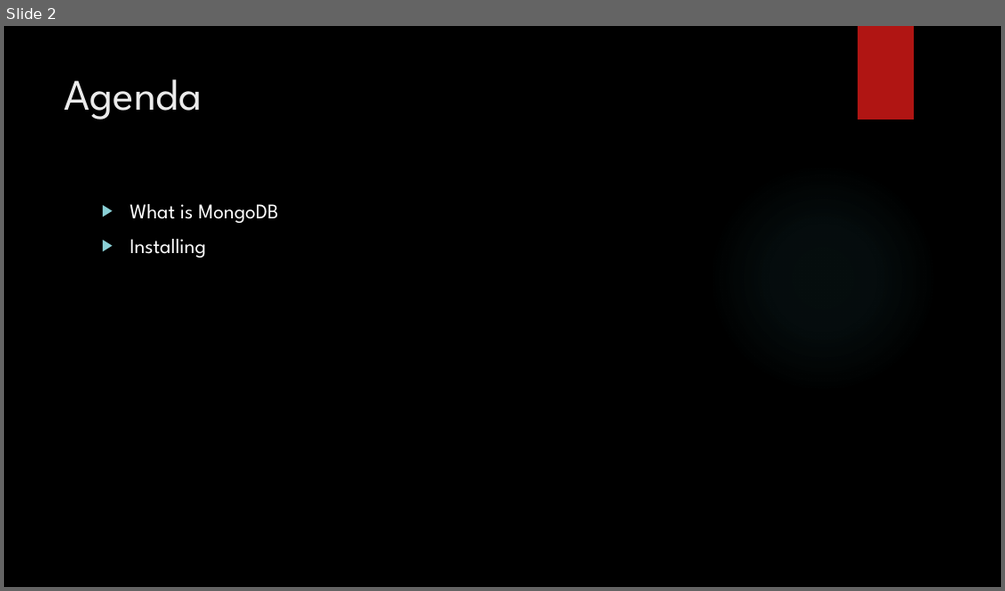
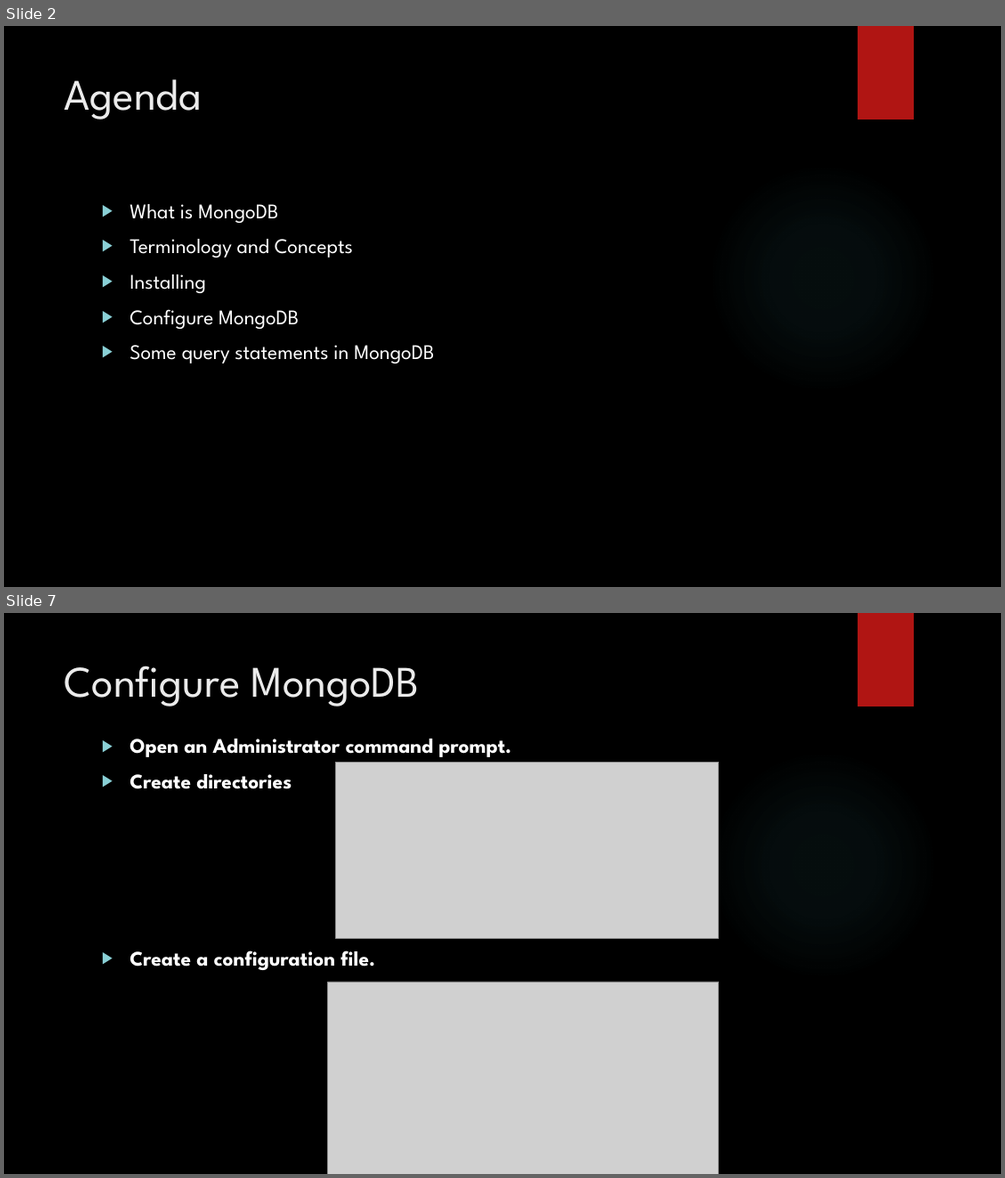
Before and after one commit to vansang1706/qt-project, a slide deck: MongoDB.pptx. Shown one above the other, each under a label of ours: slide 2 before the commit, slides 2 and 7 after it; the slides between them are not shown. The pictures are 1005x591 and 1005x1178 pixels, drawn with LibreOffice and Linux fonts; fonts in the diff are those of the drawing; grey boxes stand for pictures; background and template pictures are left out. Boxes give left, top, right and bottom in pixels: in the first picture for what was removed or moved away, otherwise in the second. Text is boxed around its words. In the diff, an @@ line names an element or a change of style, - is before the commit and + after.

```diff
--- a/MongoDB.pptx
+++ b/MongoDB.pptx
@@ slide 7 added at [4, 613, 1001, 1174], background picture (left out); not listed: 2 template elements that a slide beside it also shows @@
@@ title added at [65, 666, 419, 706], 42 pt, text #EBEBEB @@
+Configure MongoDB
@@ text added at [129, 738, 511, 970], 20 pt, text #FFFFFF, bold @@
+▶ Open an Administrator command prompt.
+▶ Create directories
+▶ Create a configuration file.
@@ picture added at [336, 762, 719, 938] @@
@@ picture added at [328, 981, 719, 1174] @@
@@ slide 2 changed as well @@
@@ text at [129, 239, 353, 257]: paragraph added @@
+▶ Terminology and Concepts
@@ text at [129, 309, 434, 363]: paragraphs added @@
+▶ Configure MongoDB
+▶ Some query statements in MongoDB
```
Also in this commit, not shown: 1 other slide changed, 10 other slides added, 1 slide removed.
